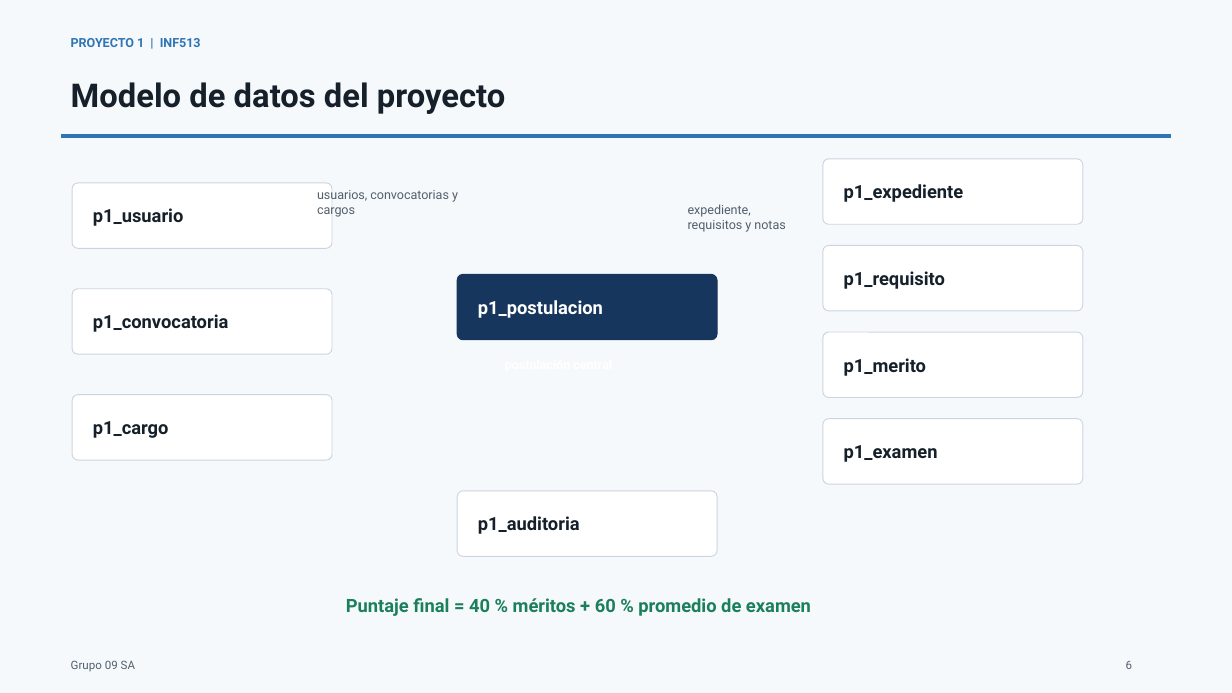
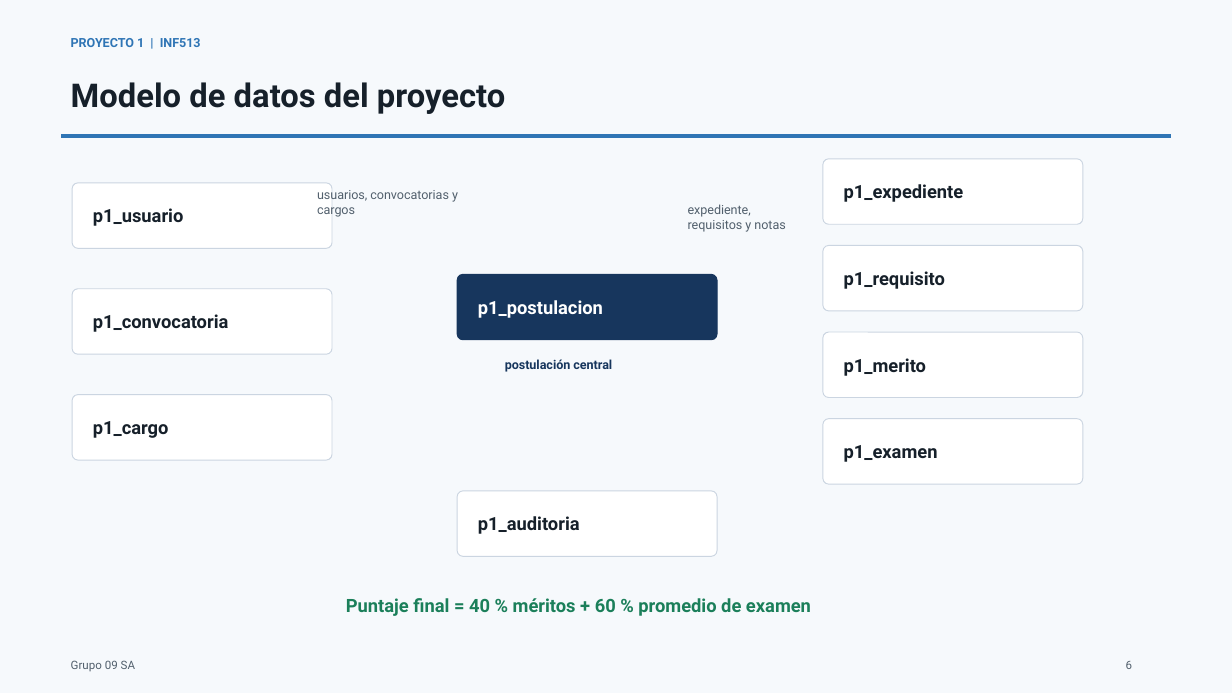
Before and after one commit to BrayanJoelRamosVargas1/inf513-proyecto1, a slide deck: slide 6 of entrega/Presentacion_INF513_P1_Grupo09SA.pptx. Drawn at 1232x693 pixels with LibreOffice and Linux fonts; fonts in the diff are those of the drawing. Boxes give left, top, right and bottom in pixels: in the first picture for what was removed or moved away, otherwise in the second. Text is boxed around its words. In the diff, an @@ line names an element or a change of style, - is before the commit and + after.

```diff
--- a/entrega/Presentacion_INF513_P1_Grupo09SA.pptx
+++ b/entrega/Presentacion_INF513_P1_Grupo09SA.pptx
@@ text added at box(505, 359, 612, 372), 9.8 pt, text #17365D, bold @@
+postulación central
```
Also in this commit, not shown: 2 other slides changed, 15 other files.
